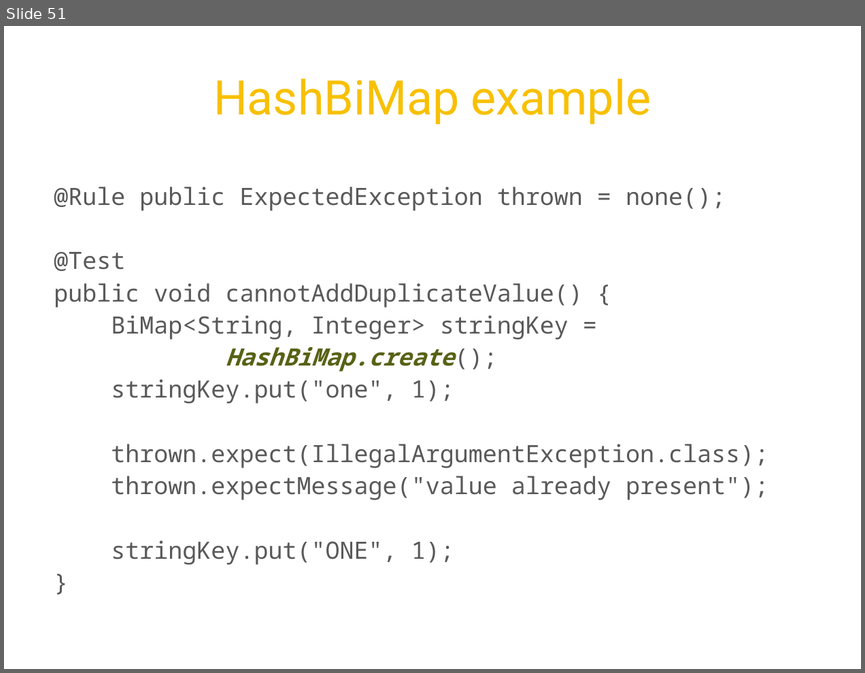
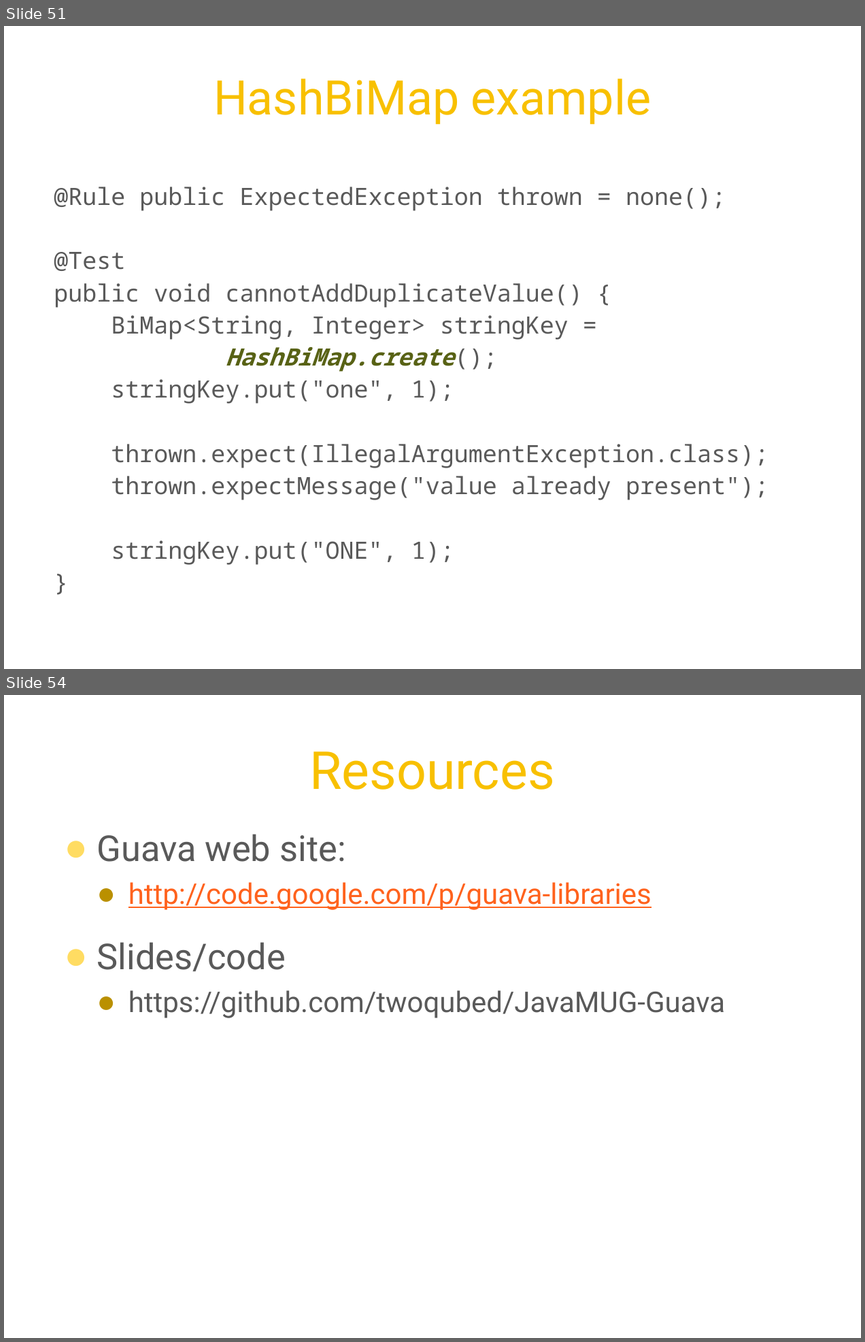
Before and after one commit to twoqubed/JavaMUG-Guava, a slide deck: JavaMUG - Guava.pptx. Shown one above the other, each under a label of ours: slide 51 before the commit, slides 51 and 54 after it; the slides between them are not shown. The pictures are 865x673 and 865x1342 pixels, drawn with LibreOffice and Linux fonts; fonts in the diff are those of the drawing; background and template pictures are left out. Boxes give left, top, right and bottom in pixels: in the first picture for what was removed or moved away, otherwise in the second. Text is boxed around its words. In the diff, an @@ line names an element or a change of style, - is before the commit and + after.

```diff
--- a/JavaMUG - Guava.pptx
+++ b/JavaMUG - Guava.pptx
@@ slide 54 added at [4, 695, 861, 1338], background picture (left out) @@
@@ title added at [309, 751, 554, 790], 44 pt, text #F8C000 @@
+Resources
@@ text added at [96, 834, 725, 1018], 24 pt, text #595959 @@
+● Guava web site:
+  ● http://code.google.com/p/guava-libraries
+● Slides/code
+  ● https://github.com/twoqubed/JavaMUG-Guava
```
Also in this commit, not shown: 2 other slides added, 3 other files.
